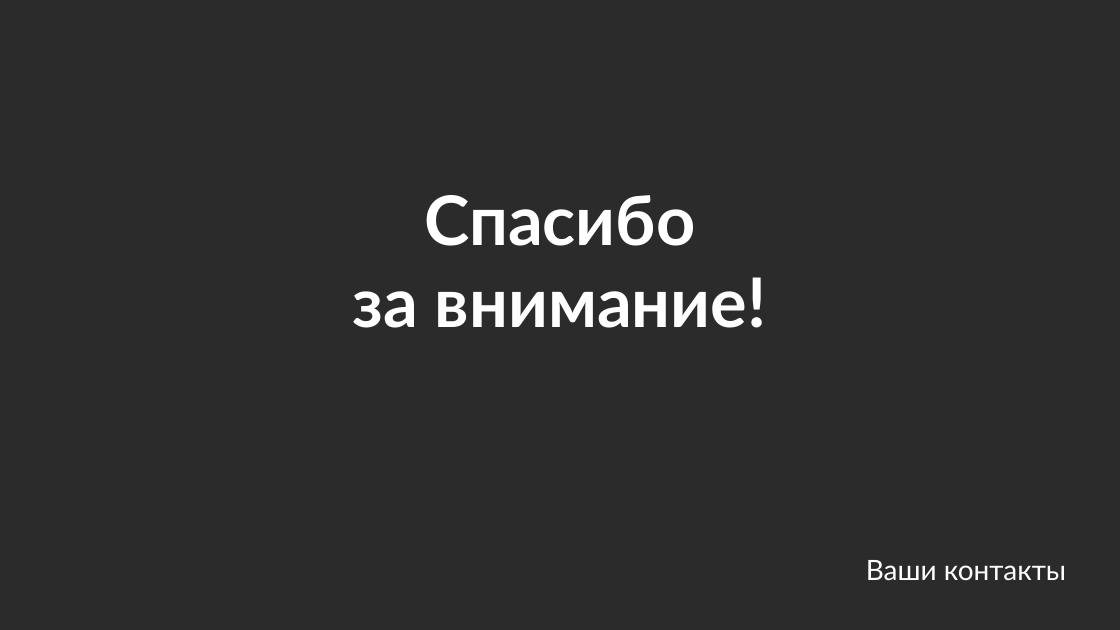
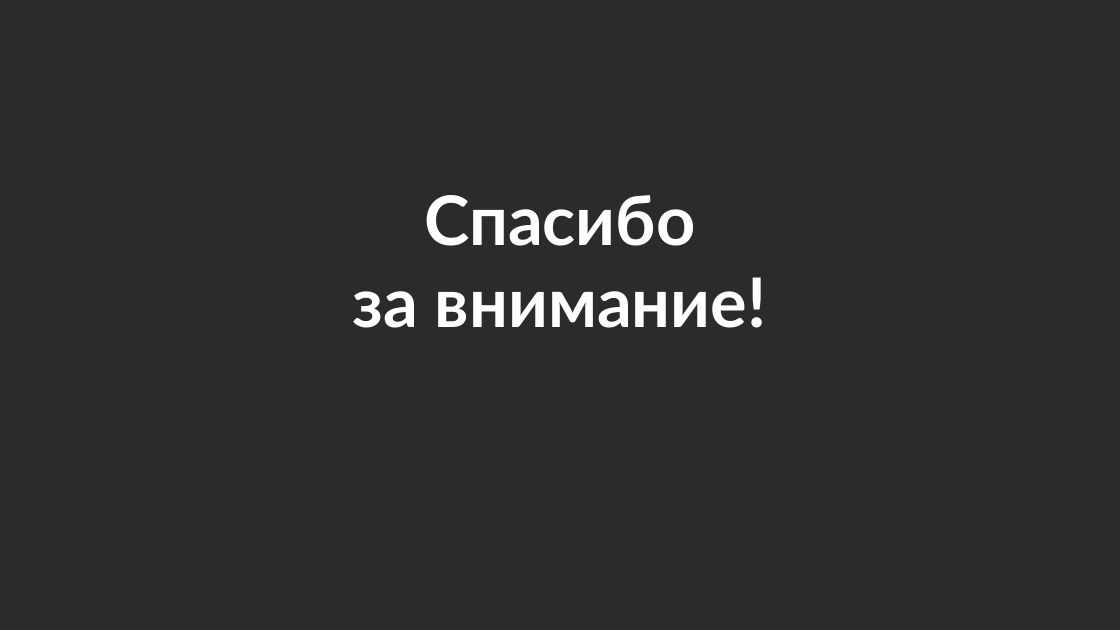
Before and after one commit to Miwm64/itmo_cse, a slide deck: slide 14 of linear_algebra/project2/проект_алг2.pptx. Drawn at 1120x630 pixels with LibreOffice and Linux fonts; fonts in the diff are those of the drawing; background and template pictures are left out; a plain dark background stands for a picture behind light text. Boxes give left, top, right and bottom in pixels: in the first picture for what was removed or moved away, otherwise in the second. Text is boxed around its words. In the diff, an @@ line names an element or a change of style, - is before the commit and + after.

```diff
--- a/linear_algebra/project2/проект_алг2.pptx
+++ b/linear_algebra/project2/проект_алг2.pptx
@@ text removed at bbox=[866, 560, 1066, 580] @@
-Ваши контакты
```
Also in this commit, not shown: 1 other file.
